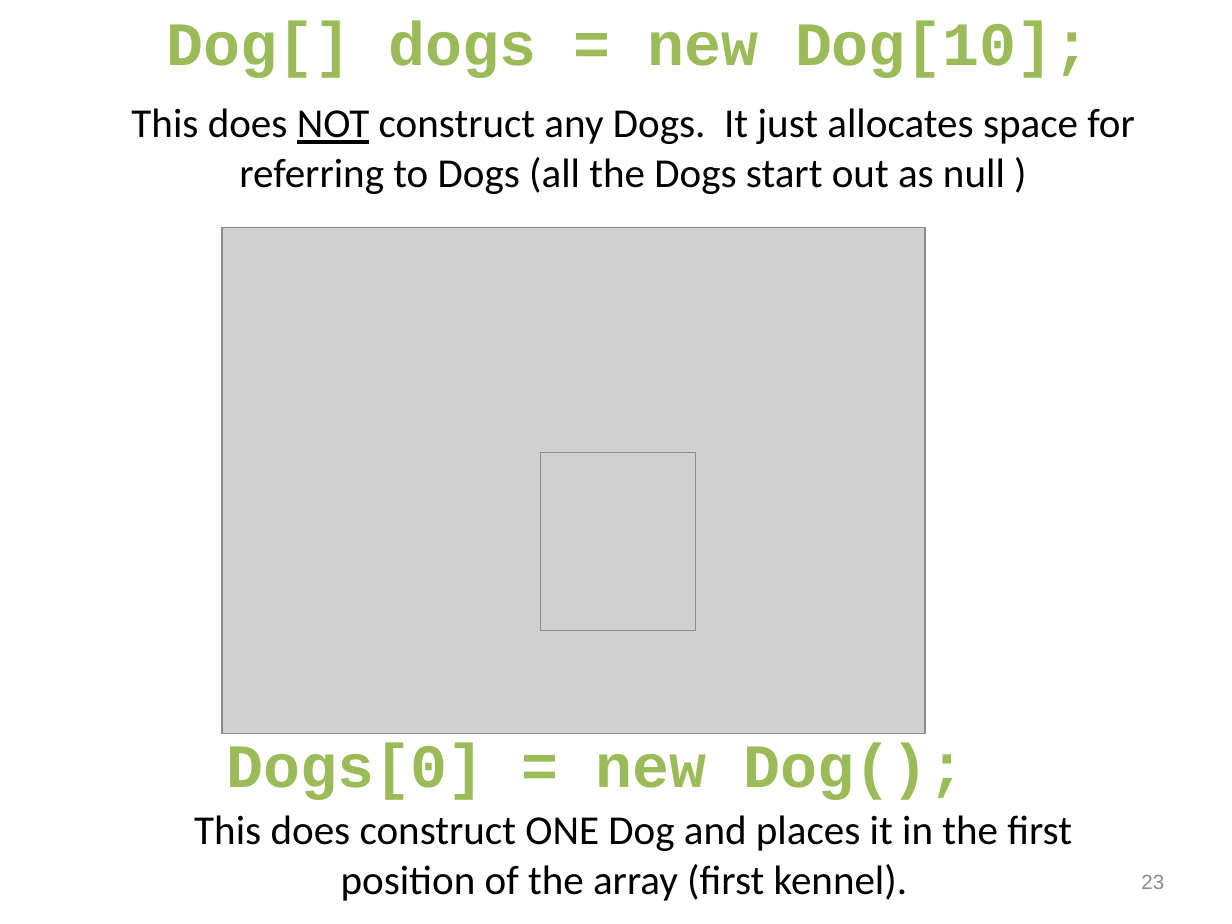
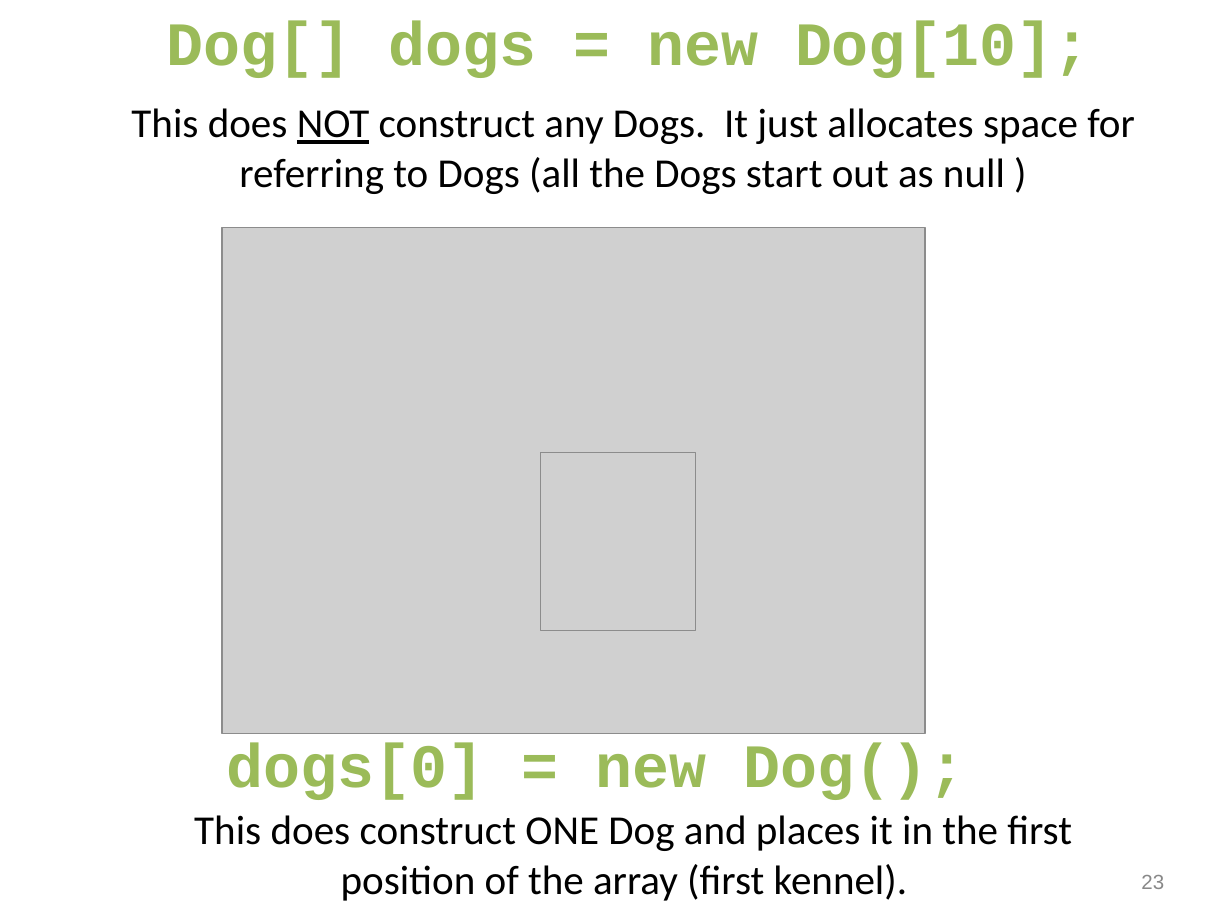
Before and after one commit to RHIT-CSSE/csse220, a slide deck: slide 23 of ClassMaterials/ArraysAndLists/Slides/Arrays and Lists.pptx. Drawn at 1232x924 pixels with LibreOffice and Linux fonts; fonts in the diff are those of the drawing; grey boxes stand for pictures. Boxes give left, top, right and bottom in pixels: in the first picture for what was removed or moved away, otherwise in the second. Text is boxed around its words. In the diff, an @@ line names an element or a change of style, - is before the commit and + after.

```diff
--- a/ClassMaterials/ArraysAndLists/Slides/Arrays and Lists.pptx
+++ b/ClassMaterials/ArraysAndLists/Slides/Arrays and Lists.pptx
@@ text at (226, 743, 966, 800): text changed @@
-  Dogs[0] = new Dog();
+  dogs[0] = new Dog();
```
Also in this commit, not shown: 1 other slide changed, 1 other file.
